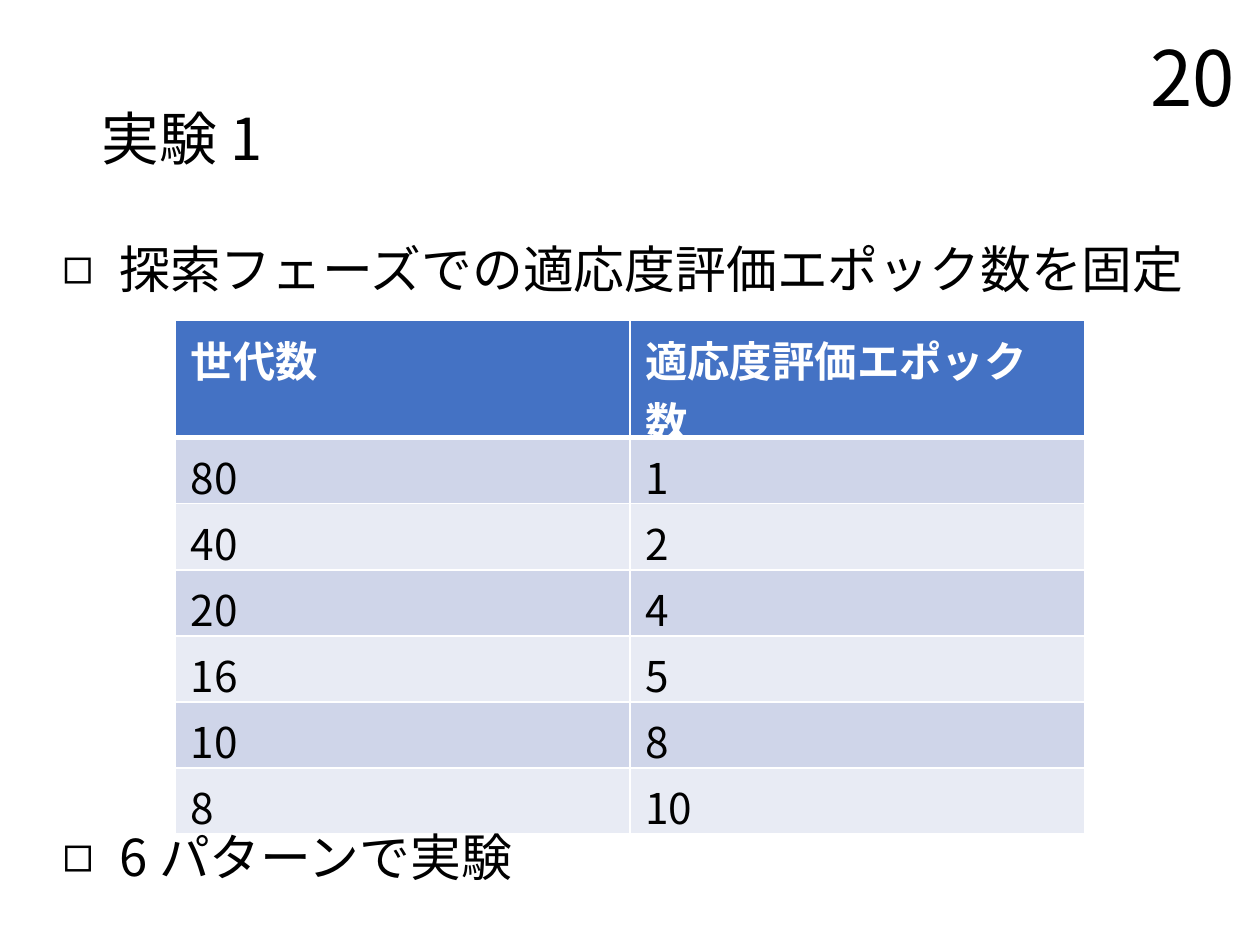
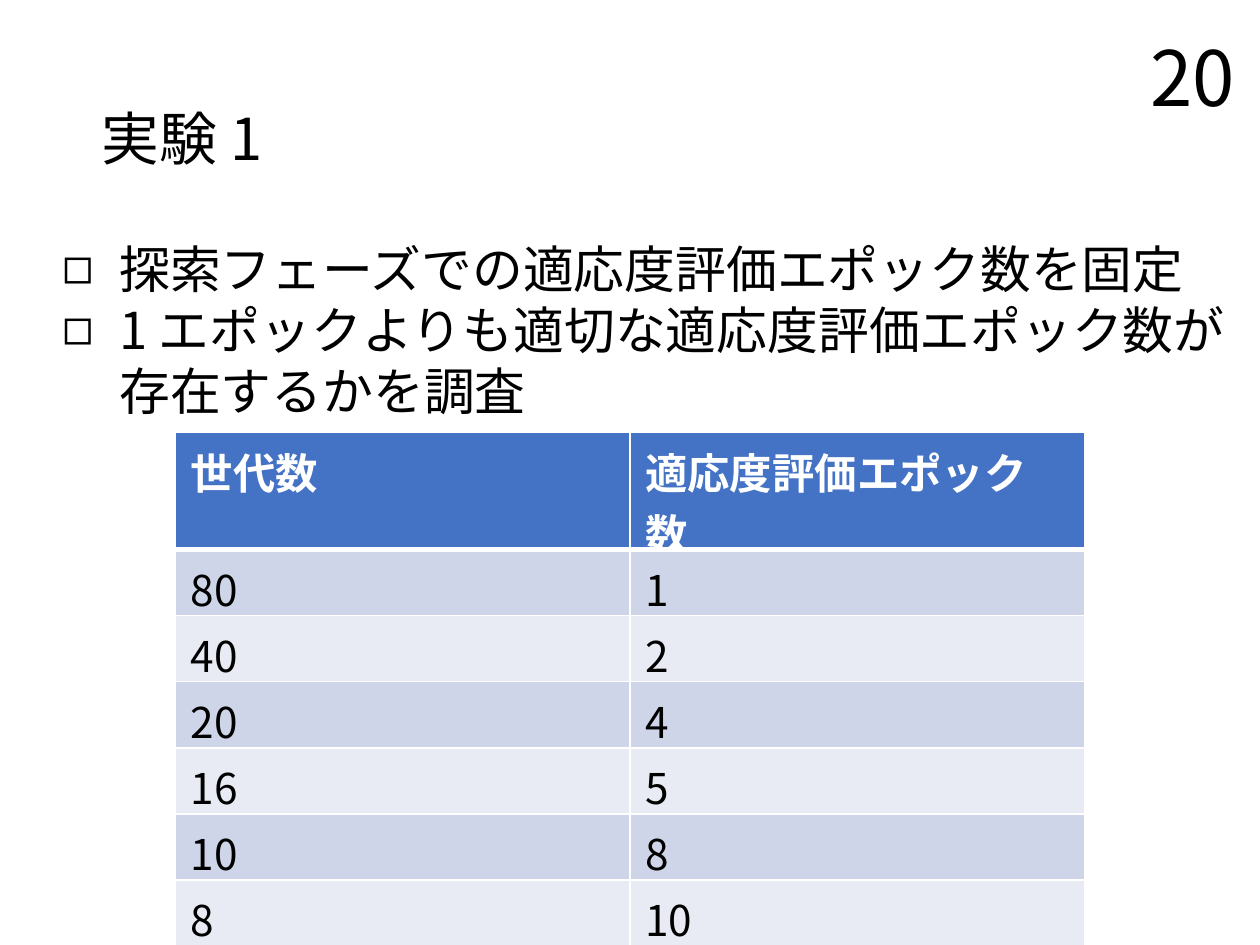
Before and after one commit to TairaTomotaka/kadai, a slide deck: slide 20 of prsn/20230124_prsn_taira.pptx. Drawn at 1260x945 pixels with LibreOffice and Linux fonts; fonts in the diff are those of the drawing. Boxes give left, top, right and bottom in pixels: in the first picture for what was removed or moved away, otherwise in the second. Text is boxed around its words. In the diff, an @@ line names an element or a change of style, - is before the commit and + after.

```diff
--- a/prsn/20230124_prsn_taira.pptx
+++ b/prsn/20230124_prsn_taira.pptx
@@ text at [119, 306, 1225, 414]: paragraph added @@
+◻ 1 エポックよりも適切な適応度評価エポック数が
+  存在するかを調査
@@ table: place and size @@
-table at [175, 320, 1083, 829]
+table at [175, 433, 1083, 941]
@@ text removed at [119, 824, 512, 880] @@
-◻ 6 パターンで実験
```
Also in this commit, not shown: 1 other slide changed, 1 other file.
